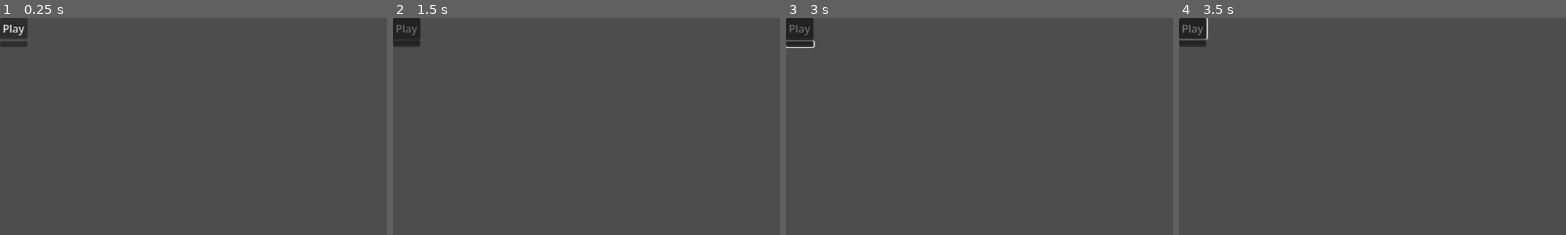
Above: before the commit, frames 1-4 (left to right).
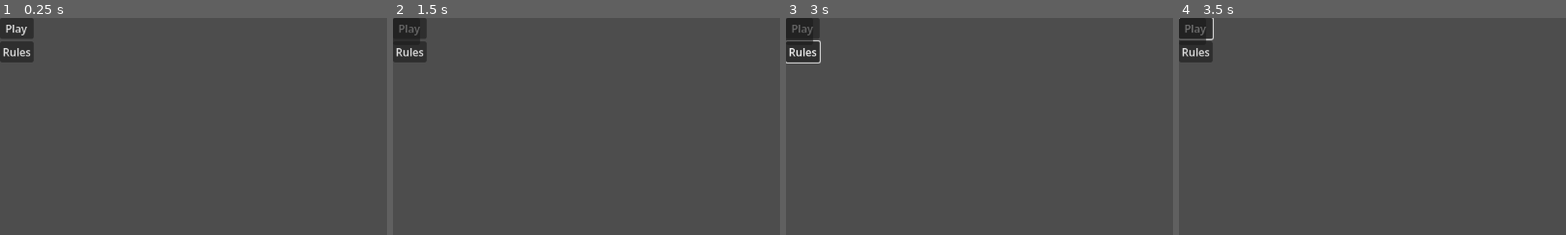
Above: after the commit, the same moments.

Repository: Alexandre74739/GameJam
Game: Godot game, scene res://scenes/menu_principal.tscn
Same seed, same stepped clock (60 frames per second), same inputs: the game is played once before the commit and once after it.
Inputs (mouse positions are % of the whole screen's width and height, from its top left; square brackets give the same spot before the commit, where the layout moved):
- Up to frame 1 (0.25 s): no input
- Up to frame 2 (1.5 s): click (2, 8) [2, 6] at 0.5 s; click "Play" at 1.25 s
- Up to frame 3 (3 s): click "Play" at 2 s; tap Enter at 2.75 s; hold Right (ui_right) from 2.78 s (still down); tap Space (attack) at 2.85 s
- Up to frame 4 (3.5 s): keep holding Right (ui_right); tap Up (jump) at 3.02 s
The pictures show only the part of the screen within x 0-50%, y 0-50%; the shares and areas given below are measured in that part.

The runs differ from the first frame. In frame 1, 0.8% of the frame differs, in the area x 0-9%, y 0-21%; in frame 2, 0.8%; in frame 3, 0.8%; in frame 4, 0.8%, in the area x 0-10%, y 0-21%.

Commit message:
correction color

Diff:
--- a/scenes/menu_principal.tscn
+++ b/scenes/menu_principal.tscn
@@ -32,6 +32,7 @@
 
 [node name="RulesButton" type="Button" parent="VBoxContainer" unique_id=1738199419]
 layout_mode = 2
+text = "Rules"
 
 [node name="RulesPanel" type="Panel" parent="." unique_id=1613240810]
 visible = false
--- a/scripts/game.gd
+++ b/scripts/game.gd
@@ -32,7 +32,7 @@
 		temp_label.modulate = Color.RED
 		info_label.text = "ALERTE : CHALEUR CRITIQUE !"
 	elif temperature <= -10:
-		temp_label.modulate = Color.DARK_BLUE
+		temp_label.modulate = Color("#1e90ff")
 		info_label.text = "ALERTE : FROID GLACIAL !"
 	else:
 		temp_label.modulate = Color.WHITE
--- a/scripts/kill_zone.gd
+++ b/scripts/kill_zone.gd
@@ -3,7 +3,7 @@
 func _on_body_entered(body: Node2D) -> void:
 	# On vérifie si c'est bien le joueur qui est tombé
 	if body.name == "Player":
-		print("Le joueur est tombé !")
+		print("Le joueur est mort !")
 		die_and_restart()
 
 func die_and_restart():
